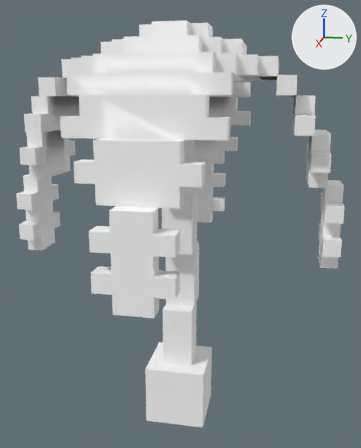
Before and after pictures for a commit that changed the OBJ model assets/terrain/sandlands/plants/palm_4.obj.
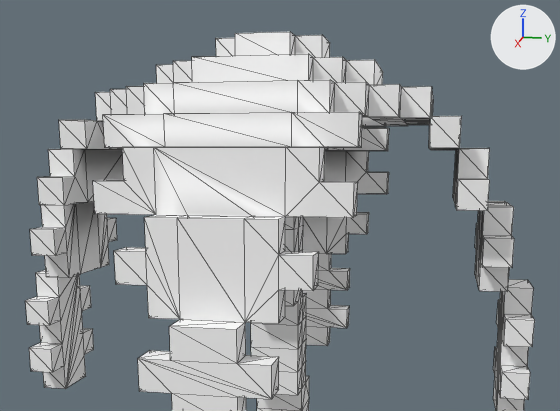
There are two pictures of each version: one whole from a camera (50 mm lens) standing at (3.17, 0.64, 2.17) and looking at (0.07, 0.02, 1.4), one close up on the part from 0% to 100% of the width and 0% to 59% of the height. Every picture has the same lights, and +X, +Y and +Z are marked at upper right. The older version's two pictures come first. The close-ups show mesh edges as thin lines. Where no turn or scale is listed for an object, it has been applied to the vertices. Vertices at exactly the same position are counted once.

The first close-up shows 'Untitled'.
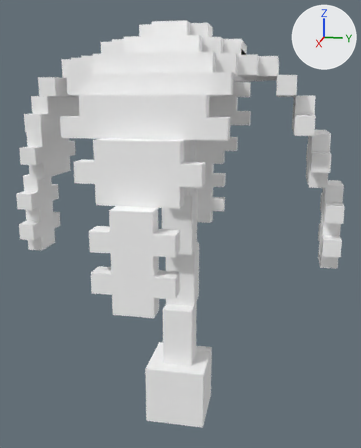
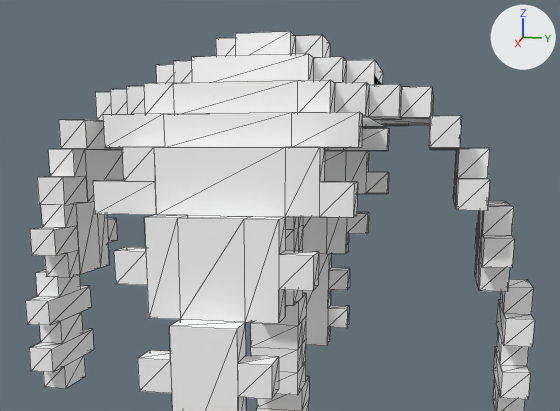
Location of each change, (x1, y1, x2, y2) in pixels of the close-ups (560 x 411 px):
```json
{"part": 1, "of": "me_untitled", "change": "added", "after": [54, 116, 484, 288]}
```

Scene script edits in JSON lines:
```json
{"block": "me_untitled", "where": "# used by ob_untitled; location = (0.0, 0.0, 0.0)"}
{"op": "remove", "block": "me_untitled", "code": "me_untitled.from_pydata(...)  # 758 vertices, 1592 faces; spans x -0.9..1.1, y -1.0..1.0, z 0.0..2.6"}
{"op": "add", "block": "me_untitled", "code": "me_untitled.from_pydata(...)  # 821 vertices, 1386 faces; spans x -0.9..1.1, y -1.0..1.0, z 0.0..2.6"}
{"block": "me_untitled", "change": "me_untitled part 1: 40 vertices added at x -0.7..0.9, y -0.9..0.9, z 1.8..2.4"}
{"block": "me_untitled", "change": "other edits to the shape of me_untitled do not show in these pictures"}
```
